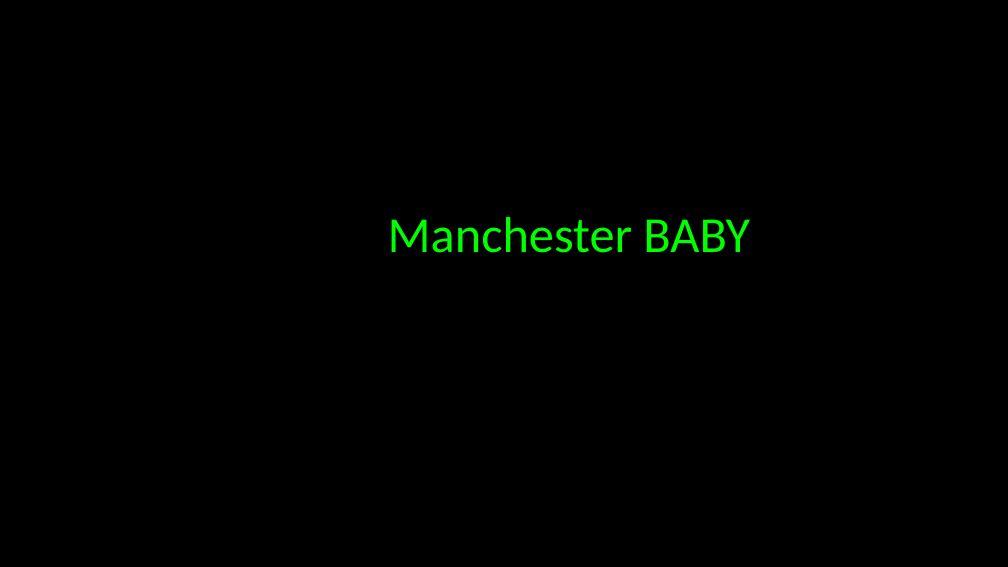
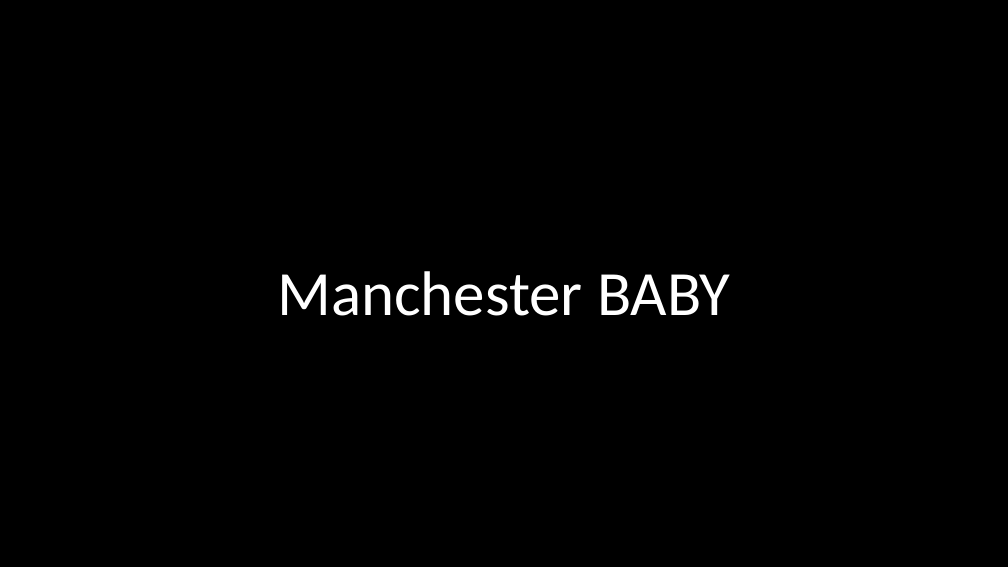
Before and after one commit to JustCodeandChill/Objective-C-presentation, a slide deck: slide 10 of OBJECTIVE-C.pptx. Drawn at 1008x567 pixels with LibreOffice and Linux fonts; fonts in the diff are those of the drawing; background and template pictures are left out. Boxes give left, top, right and bottom in pixels: in the first picture for what was removed or moved away, otherwise in the second. Text is boxed around its words. In the diff, an @@ line names an element or a change of style, - is before the commit and + after.

```diff
--- a/OBJECTIVE-C.pptx
+++ b/OBJECTIVE-C.pptx
@@ text "Manchester BABY": place and size @@
-text "Manchester BABY" at box(388, 217, 750, 253)
+text "Manchester BABY" at box(277, 271, 730, 316)
@@ text "Manchester BABY" at box(277, 271, 730, 316): size 48 to 60 pt, text colour #00FF00 to #FFFFFF; alignment left to centre; line spacing 1 to 0.9; more space between paragraphs; vertical alignment top to bottom @@
```
Also in this commit, not shown: 3 other slides changed, 16 slides added.
